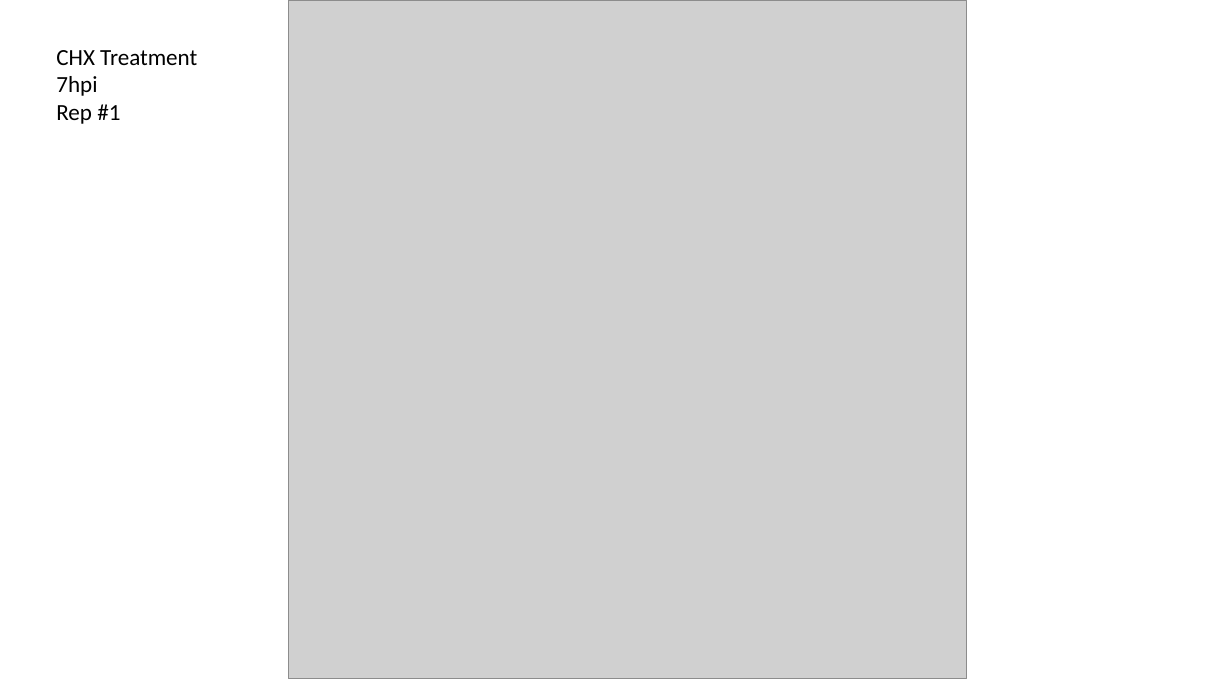
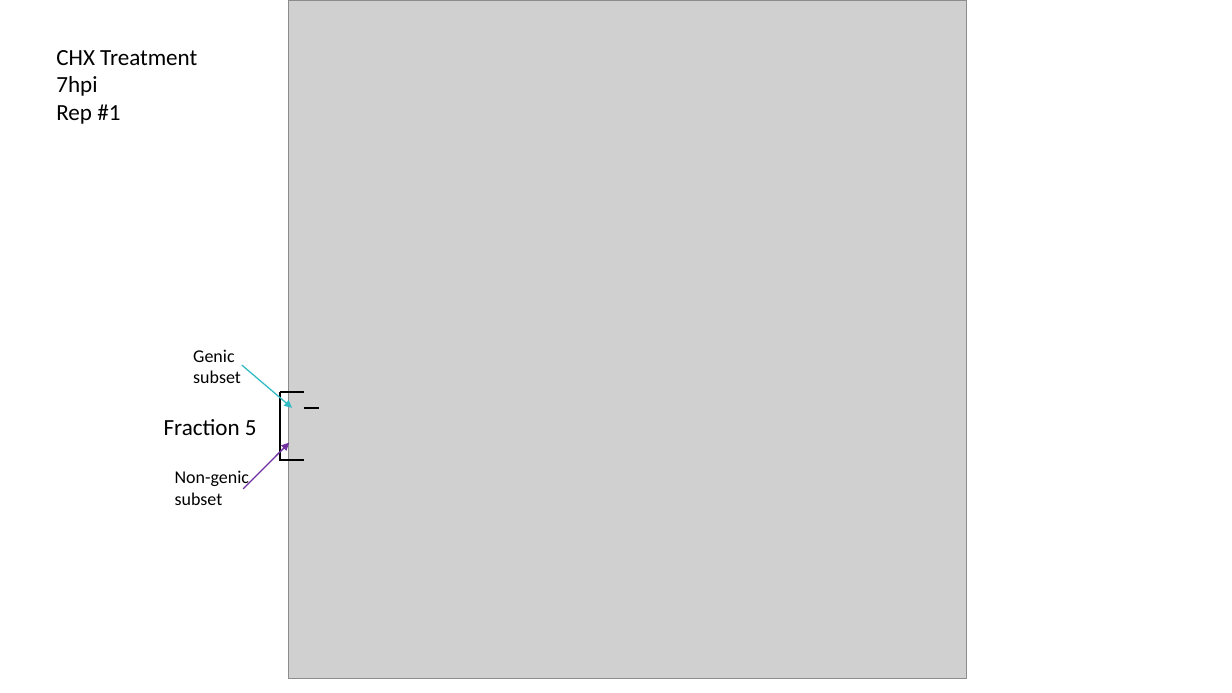
Before and after one commit to Saddoris3943/Presentations, a slide deck: slide 6 of genic-non-genic.pptx. Drawn at 1232x693 pixels with LibreOffice and Linux fonts; fonts in the diff are those of the drawing; grey boxes stand for pictures. Boxes give left, top, right and bottom in pixels: in the first picture for what was removed or moved away, otherwise in the second. Text is boxed around its words. In the diff, an @@ line names an element or a change of style, - is before the commit and + after.

```diff
--- a/genic-non-genic.pptx
+++ b/genic-non-genic.pptx
@@ text added at <box>193,349,241,383</box>, 14 pt, text #000000 @@
+Genic subset
@@ arrow added from (242, 365) to (292, 408), #31BAC4 1 pt @@
@@ text added at <box>164,419,257,435</box>, 18 pt, text #000000 @@
+Fraction 5
@@ line added from (280, 393) to (280, 461), #000000 1.5 pt @@
@@ line added from (280, 393) to (304, 393), #000000 1.5 pt @@
@@ line added from (304, 408) to (320, 408), #000000 1.5 pt @@
@@ arrow added from (243, 489) to (289, 443), #7030A0 1 pt @@
@@ text added at <box>175,470,249,505</box>, 14 pt, text #000000 @@
+Non-genic subset
@@ line added from (280, 460) to (304, 460), #000000 1.5 pt @@
```
